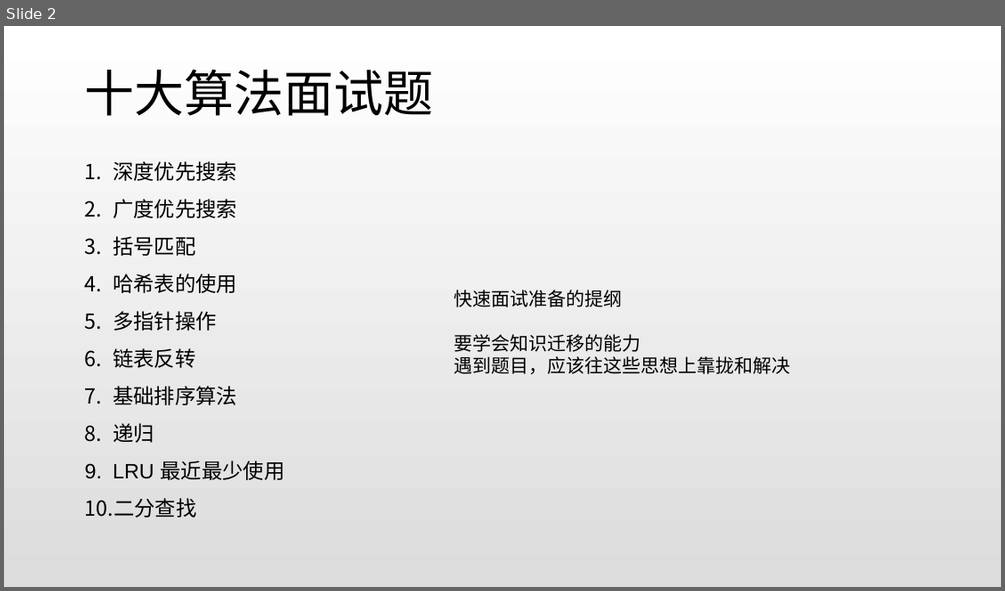
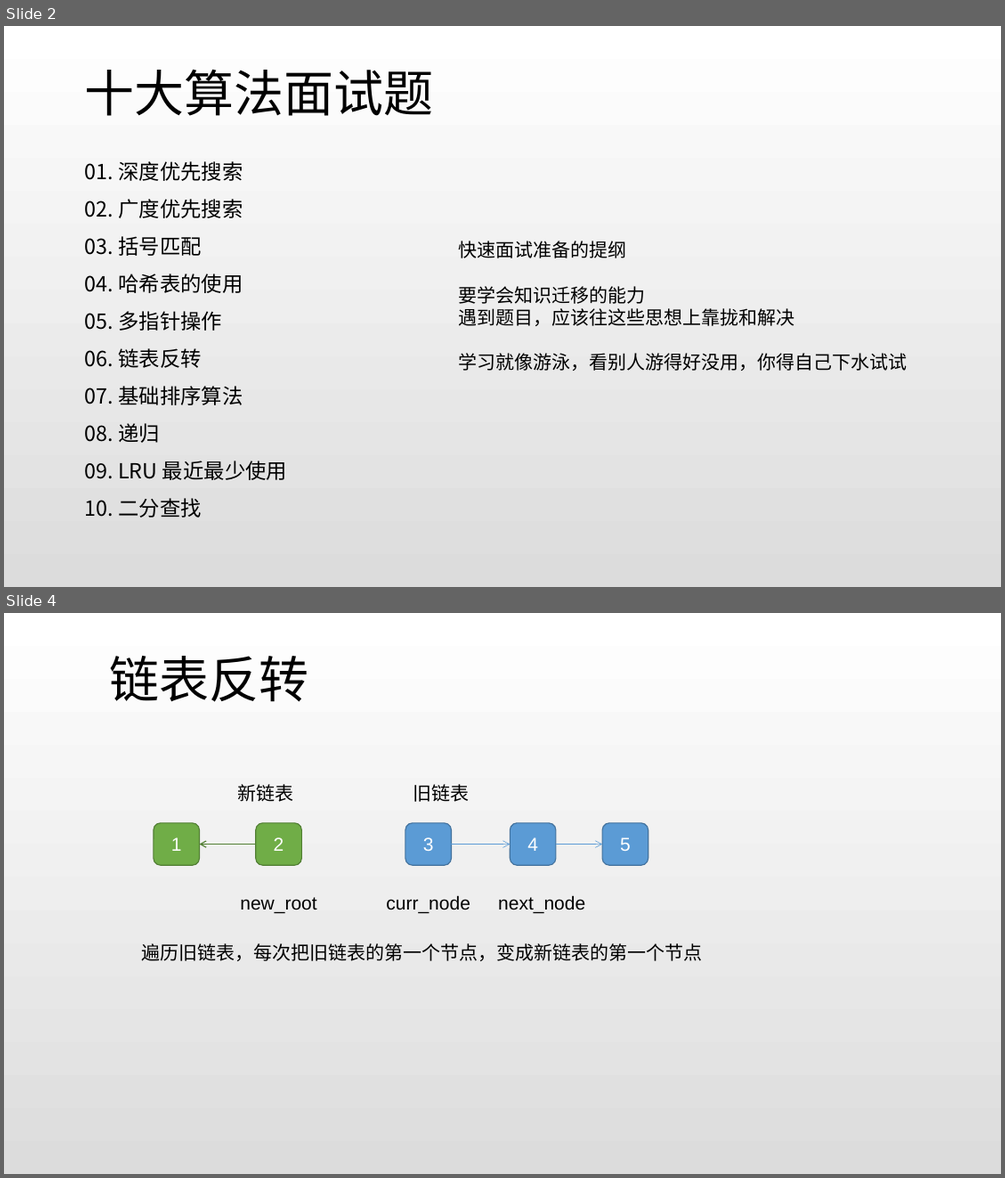
Before and after one commit to peiss/ant-learn-algorithm, a slide deck: 互联网公司十大算法面试题.pptx. Shown one above the other, each under a label of ours: slide 2 before the commit, slides 2 and 4 after it; the slides between them are not shown. The pictures are 1005x591 and 1005x1178 pixels, drawn with LibreOffice and Linux fonts; fonts in the diff are those of the drawing. Boxes give left, top, right and bottom in pixels: in the first picture for what was removed or moved away, otherwise in the second. Text is boxed around its words. In the diff, an @@ line names an element or a change of style, - is before the commit and + after.

```diff
--- a/互联网公司十大算法面试题.pptx
+++ b/互联网公司十大算法面试题.pptx
@@ slide 4 added at [4, 613, 1001, 1174], background gradient #FFFFFF to #DCDCDC @@
@@ text added at [110, 656, 309, 702], 48 pt, text #000000 @@
+链表反转
@@ text added at [238, 784, 294, 802], 18 pt, text #000000 @@
+新链表
@@ text added at [413, 784, 469, 802], 18 pt, text #000000 @@
+旧链表
@@ rounded rectangle added at [154, 823, 199, 865], fill #70AD47, outline #538035 1 pt, 18 pt, text #FFFFFF @@
+1
@@ rounded rectangle added at [256, 823, 301, 865], fill #70AD47, outline #538035 1 pt, 18 pt, text #FFFFFF @@
+2
@@ rounded rectangle added at [405, 823, 451, 865], fill #5B9BD5, outline #43739E 1 pt, 18 pt, text #FFFFFF @@
+3
@@ rounded rectangle added at [510, 823, 556, 865], fill #5B9BD5, outline #43739E 1 pt, 18 pt, text #FFFFFF @@
+4
@@ rounded rectangle added at [602, 823, 647, 865], fill #5B9BD5, outline #43739E 1 pt, 18 pt, text #FFFFFF @@
+5
@@ arrow added from (256, 844) to (199, 844), #538035 1 pt @@
@@ arrow added from (451, 844) to (510, 844), #5B9BD5 0.5 pt @@
@@ arrow added from (556, 844) to (602, 844), #5B9BD5 0.5 pt @@
@@ text added at [240, 897, 316, 913], 18 pt, text #000000 @@
+new_root
@@ text added at [386, 895, 469, 913], 18 pt, text #000000 @@
+curr_node
@@ text added at [498, 895, 585, 913], 18 pt, text #000000 @@
+next_node
@@ text added at [141, 943, 702, 961], 18 pt, text #000000 @@
+遍历旧链表，每次把旧链表的第一个节点，变成新链表的第一个节点
@@ slide 2 changed as well @@
@@ text at [85, 161, 287, 517]: text changed; font Arial to Noto Sans CJK SC @@
-1. 深度优先搜索
-2. 广度优先搜索
-3. 括号匹配
-4. 哈希表的使用
-5. 多指针操作
-6. 链表反转
-7. 基础排序算法
-8. 递归
-9. LRU 最近最少使用
-10. 二分查找
+01. 深度优先搜索
+02. 广度优先搜索
+03. 括号匹配
+04. 哈希表的使用
+05. 多指针操作
+06. 链表反转
+07. 基础排序算法
+08. 递归
+09. LRU 最近最少使用
+10. 二分查找
@@ text "快速面试准备的提纲": place and size @@
-text "快速面试准备的提纲" at [454, 289, 791, 374]
+text "快速面试准备的提纲" at [458, 240, 906, 370]
@@ text at [458, 353, 906, 370]: paragraph added @@
+学习就像游泳，看别人游得好没用，你得自己下水试试
```
Also in this commit, not shown: 1 other slide changed, 3 other slides added, 1 slide removed, 22 other files.
